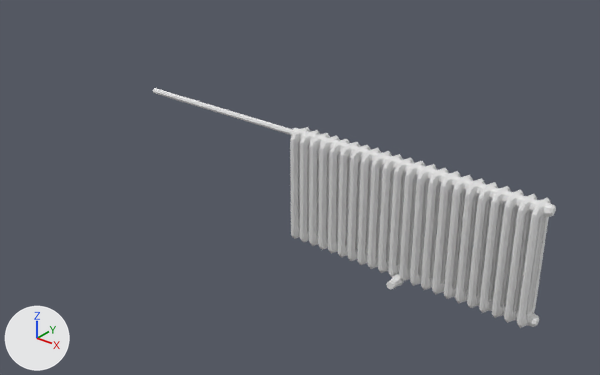
A saved change to the Blender file modely/skolniNabytek/topeni/topeni.blend.
One viewpoint serves both versions: a 50 mm lens placed at (1.75, -2.99, 2.13), pointed at (-0.76, 0.16, 0.18). Arrows for +X, +Y and +Z are at lower left; the lights stay in place.

Names of what the first picture shows: 'Topeni', 'Trubka', 'Valve'.
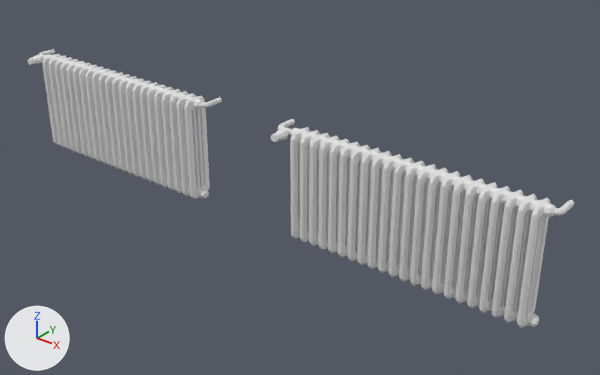
The change in detail:
me_cube_002 is used by ob_topeni; location (0.0, 0.0, 0.0); scale (0.15, 0.15, 0.15).
me_cube_002 had 3840 vertices, 5288 faces and spanned x -4.58..4.58, y -0.52..0.52, z 0.0..4.0.
me_cube_002 now has 4017 vertices, 5443 faces and spans x -5.28..4.82, y -0.78..0.78, z 0.0..4.0.
me_cube_002 part 1: a new loose piece of 72 vertices spanning x -4.92..-4.52, y -0.78..0.0, z 3.6..4.0, in mat_topeni (white #e7e7e7).
me_cube_002 part 2: a new loose piece of 57 vertices spanning x -5.28..-4.45, y -0.1..0.78, z 3.7..3.9, in mat_topeni (white #e7e7e7).
me_cube_002 part 3: a new loose piece of 48 vertices spanning x 4.52..4.82, y -0.1..0.78, z 3.7..3.9, in mat_topeni (white #e7e7e7).
Mesh me_béziercurve_001 is new.
It has 105 vertices, 89 faces and spans x -1.41..0.11, y -0.12..0.01, z -0.02..0.02.
Object 'Trubka' (ob_trubka) is deleted.
Object 'Valve' (ob_valve) moves from (0.0, 0.0, 0.0) to (-2.708, 0.0, 0.57).
Object 'Trubka.001' (ob_trubka_001) is new; it shows me_béziercurve_001.
Its location is (-2.688, 0.0, 0.57).
Its scale is (-1.0, -1.0, 1.0).
Object 'Topeni.001' (ob_topeni_001) is new; it shows a copy of the mesh of ob_topeni.
Its location is (-2.0, 0.0, 0.0).
Its scale is (0.15, 0.15, 0.15).

Boxes (x1, y1, x2, y2) around the edits, measured in the pictures (600 x 375 px):
'Topeni', reshaped (14% wider): before (290, 127, 556, 328); after (271, 119, 574, 328)
'Topeni.001', added: after (42, 54, 210, 199)
'Trubka', deleted: before (153, 88, 292, 134)
'Valve', moved: before (386, 274, 403, 289); after (28, 55, 45, 65)
'Trubka.001', added: after (38, 49, 222, 108)
part 1 of me_cube_002, added: after (271, 128, 289, 142)
part 2 of me_cube_002, added: after (278, 119, 295, 134)
part 3 of me_cube_002, added: after (553, 200, 574, 215)
